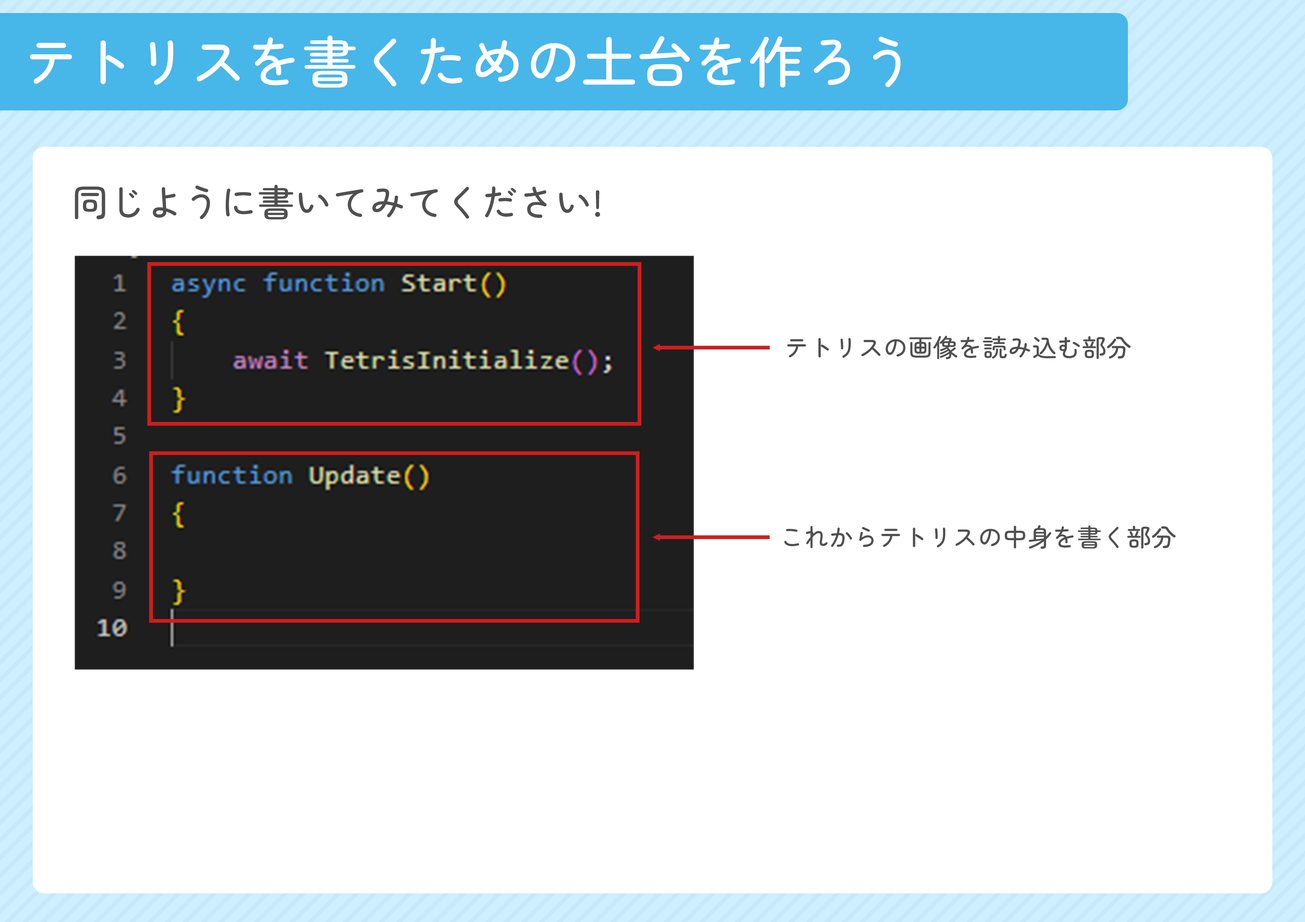
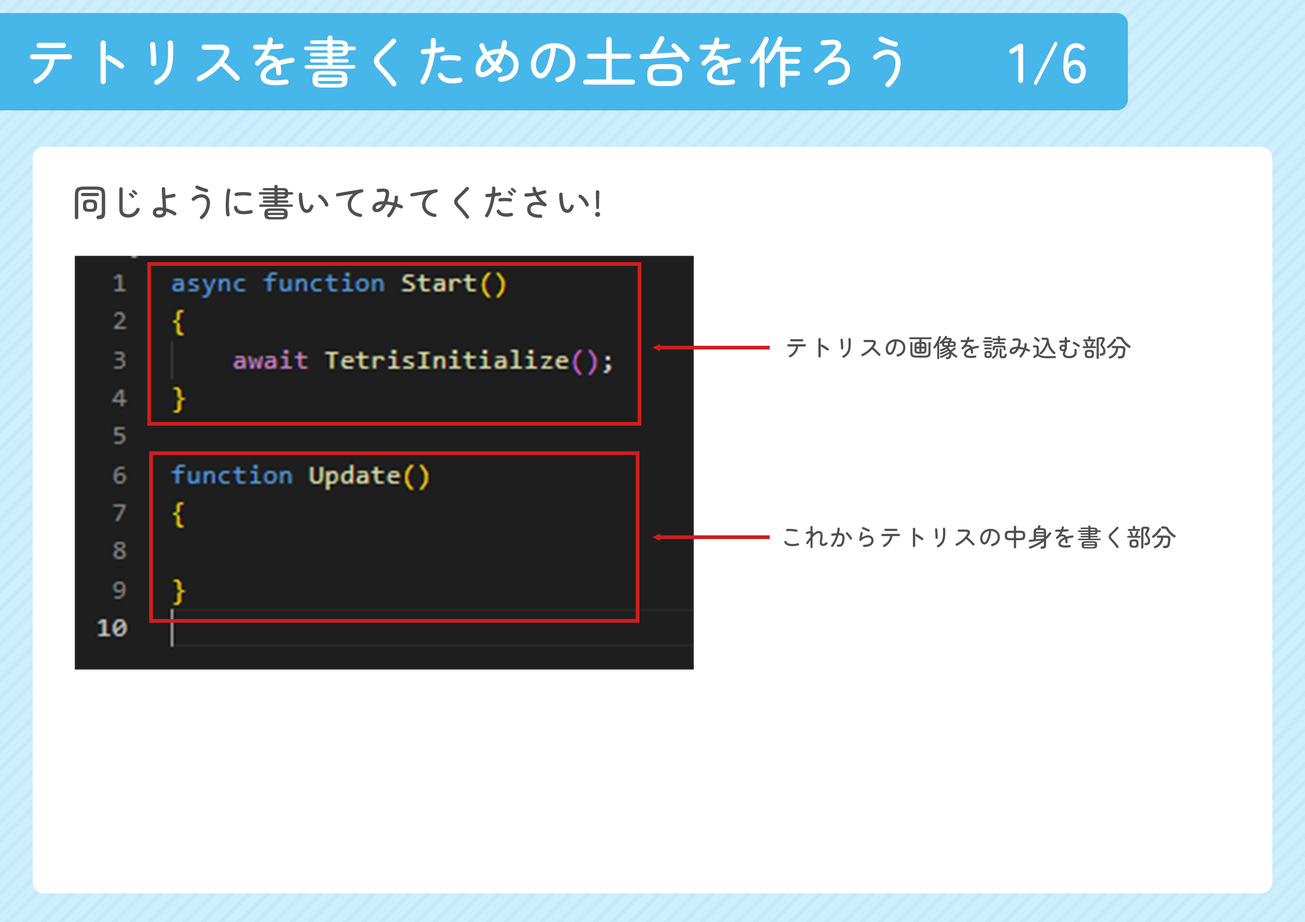
The second 1305 x 922 image is a revision of the first. Changes to its layers:
added layer "1/6" in group "h1" over box(1009, 41, 1086, 86)
